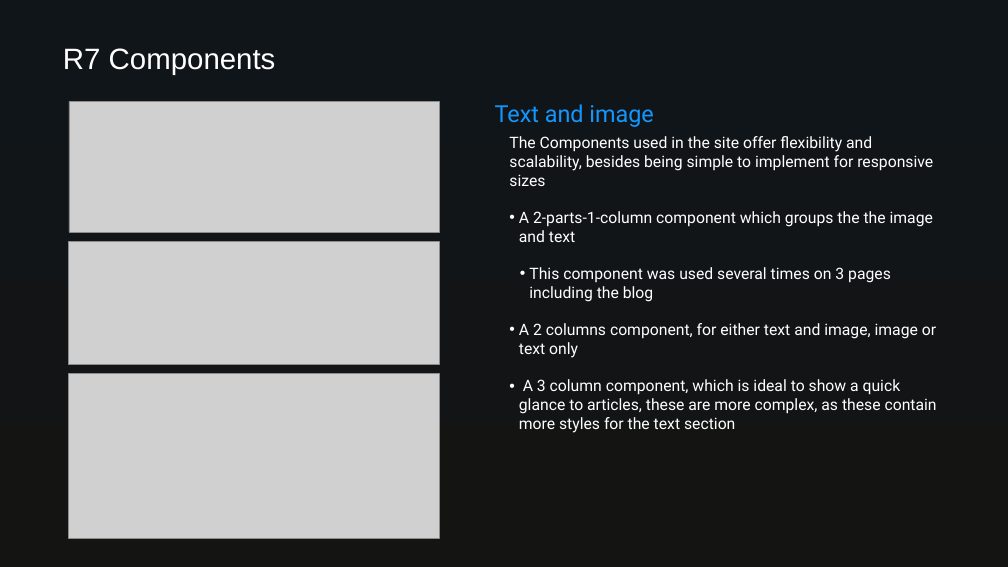
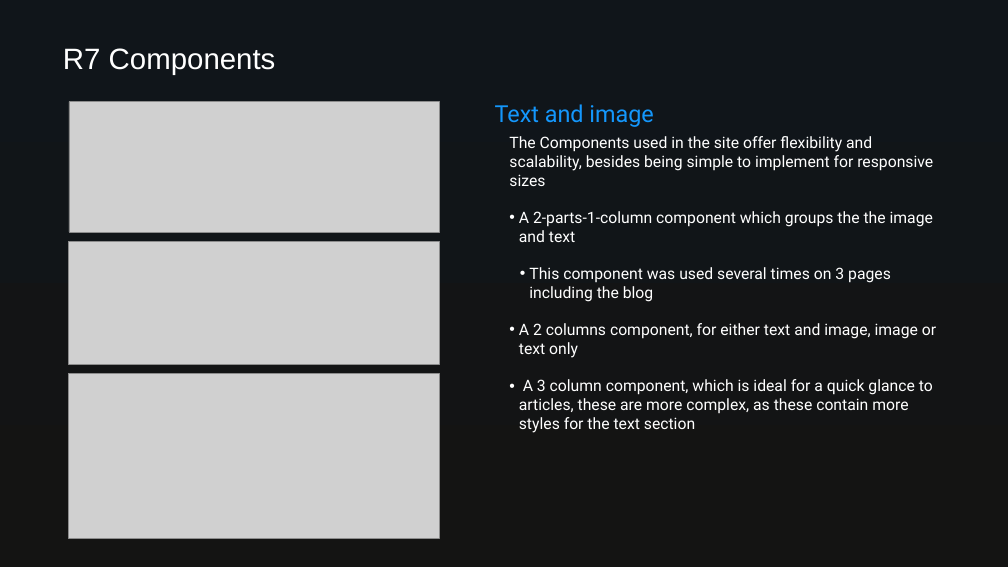
Before and after one commit to Gus14939/GustavoJimenez_T1A2, a slide deck: slide 6 of ppt/GustavoJimenez_T1A1_PPT.pptx. Drawn at 1008x567 pixels with LibreOffice and Linux fonts; fonts in the diff are those of the drawing; grey boxes stand for pictures. Boxes give left, top, right and bottom in pixels: in the first picture for what was removed or moved away, otherwise in the second. Text is boxed around its words. In the diff, an @@ line names an element or a change of style, - is before the commit and + after.

```diff
--- a/ppt/GustavoJimenez_T1A1_PPT.pptx
+++ b/ppt/GustavoJimenez_T1A1_PPT.pptx
@@ text at (519, 379, 933, 433): text changed @@
-• A 3 column component, which is ideal to show a quick glance to articles, these are more complex, as these contain more styles for the text section
+• A 3 column component, which is ideal for a quick glance to articles, these are more complex, as these contain more styles for the text section
```
Also in this commit, not shown: 4 other slides changed, 16 other files.
